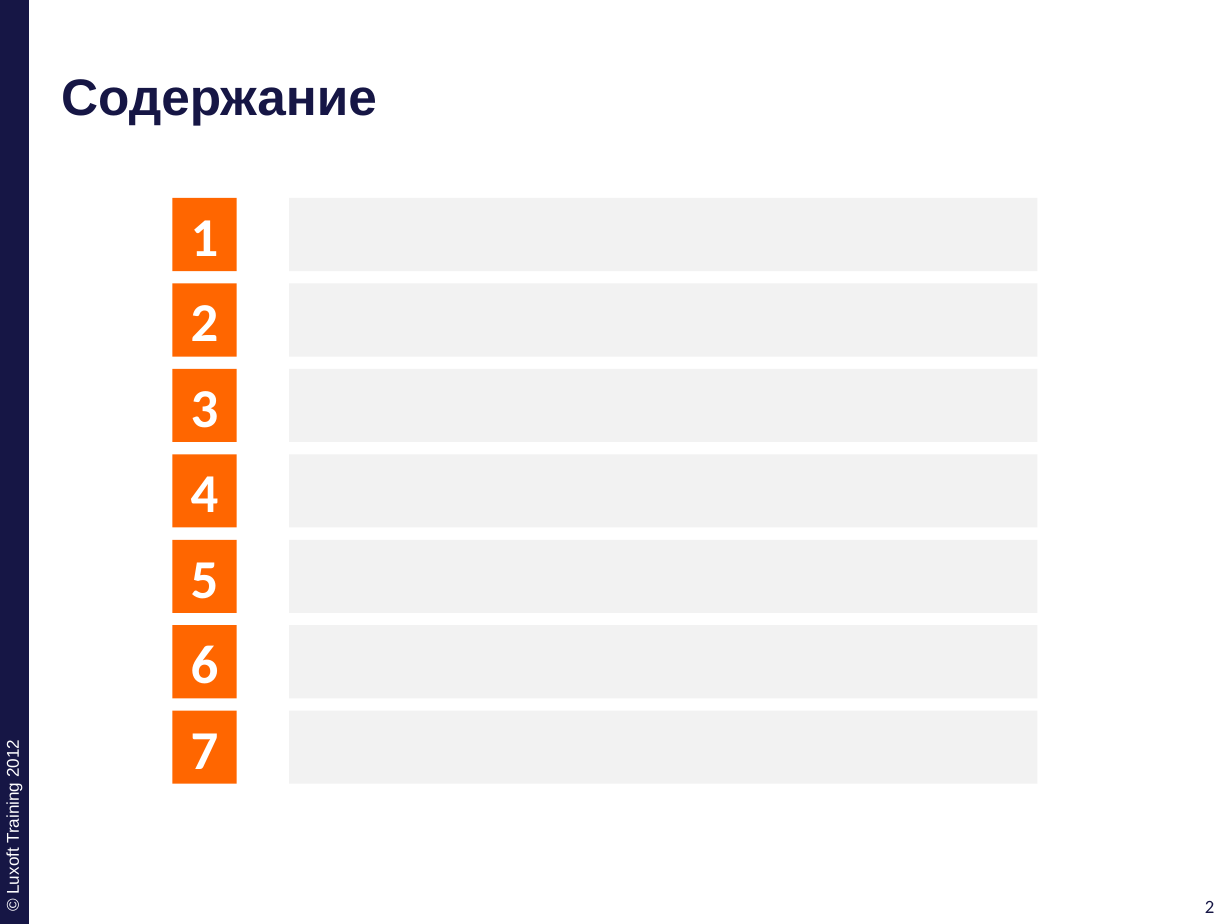
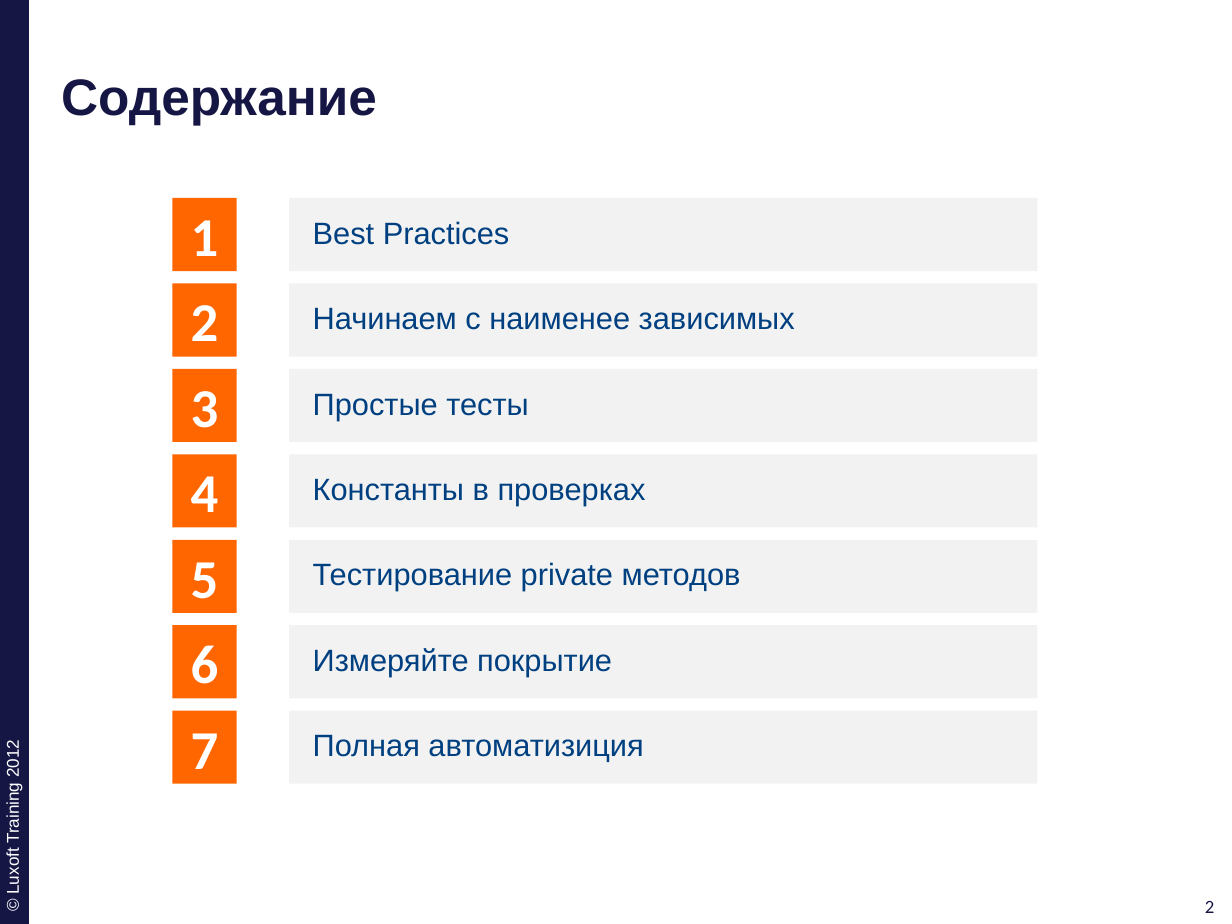
Before and after one commit to ivan-dyachenko/Trainings, a slide deck: slide 2 of Test Driven Development/materials/pptx/11. TDD-Best-Practice.pptx. Drawn at 1232x924 pixels with LibreOffice and Linux fonts; fonts in the diff are those of the drawing; background and template pictures are left out. Boxes give left, top, right and bottom in pixels: in the first picture for what was removed or moved away, otherwise in the second. Text is boxed around its words. In the diff, an @@ line names an element or a change of style, - is before the commit and + after.

Commit message:
complete BestPractice presentaion and code exapmles

```diff
--- a/Test Driven Development/materials/pptx/11. TDD-Best-Practice.pptx
+++ b/Test Driven Development/materials/pptx/11. TDD-Best-Practice.pptx
@@ text in rectangle at [313,221,510,245]: text added @@
+Best Practices
@@ text in rectangle at [313,307,795,330]: text added @@
+Начинаем с наименее зависимых
@@ text in rectangle at [313,393,528,420]: text added @@
+Простые тесты
@@ text in rectangle at [313,478,646,506]: text added @@
+Константы в проверках
@@ text in rectangle at [313,562,741,591]: text added @@
+Тестирование private методов
@@ text in rectangle at [313,648,612,677]: text added @@
+Измеряйте покрытие
@@ text in rectangle at [313,734,643,762]: text added @@
+Полная автоматизиция
```
